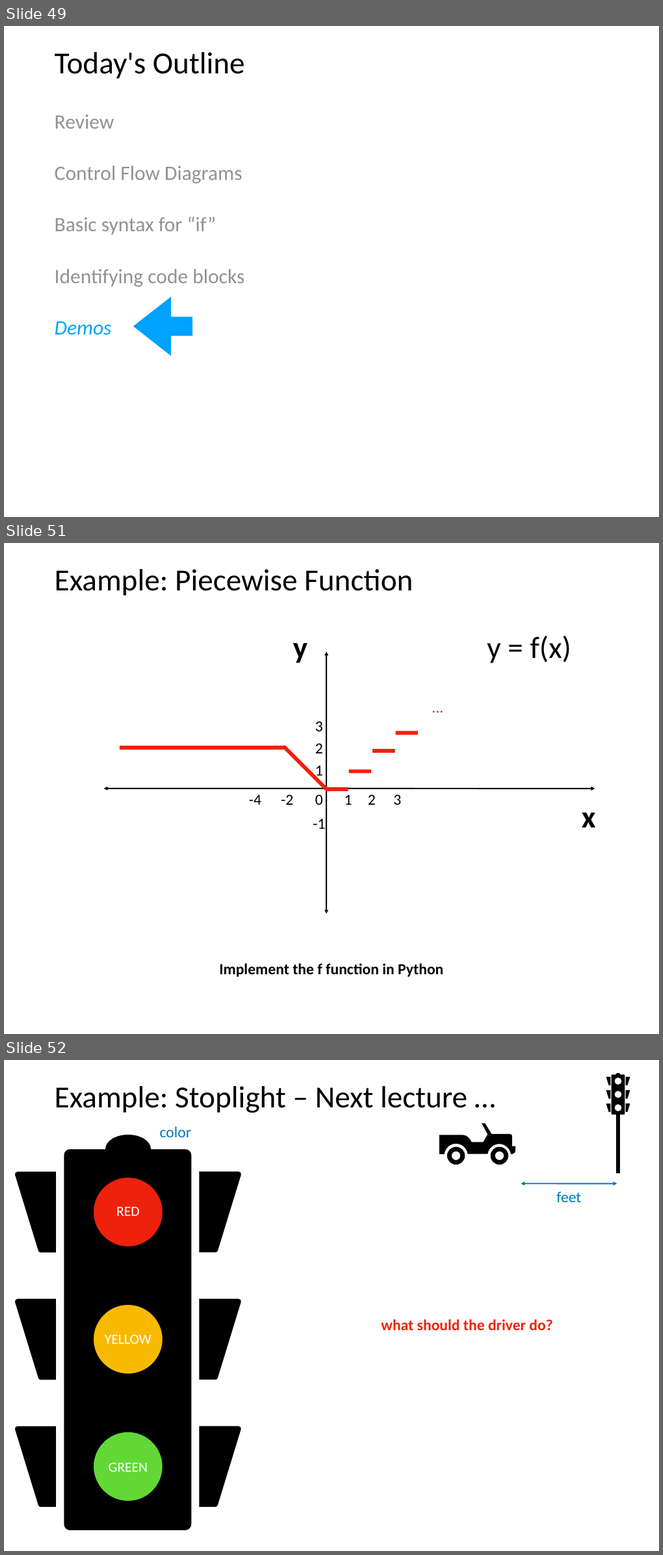
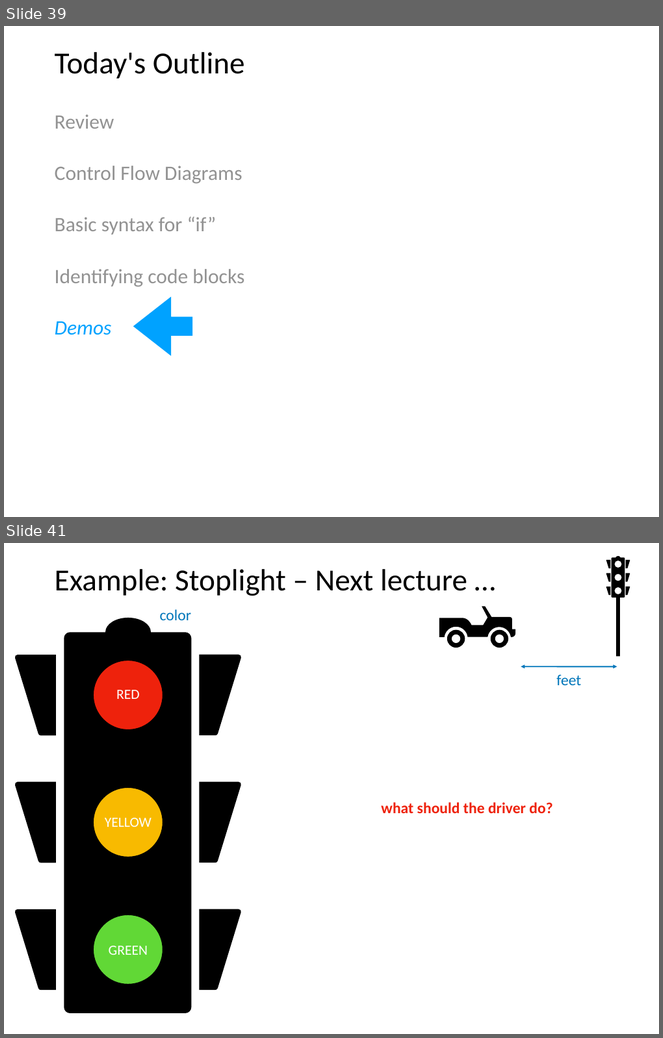
Before and after one commit to tylerharter/caraza-harter-com, a slide deck: tyler/meena/cs220/s22/materials/lecture_ppts/lec_08_S22.ppt. Shown one above the other, each under a label of ours: slides 49, 51 and 52 before the commit, slides 39 and 41 after it; the slides between them are not shown. The pictures are 663x1555 and 663x1038 pixels, drawn with LibreOffice and Linux fonts; fonts in the diff are those of the drawing. Boxes give left, top, right and bottom in pixels: in the first picture for what was removed or moved away, otherwise in the second. Text is boxed around its words. In the diff, an @@ line names an element or a change of style, - is before the commit and + after.

```diff
--- a/tyler/meena/cs220/s22/materials/lecture_ppts/lec_08_S22.ppt
+++ b/tyler/meena/cs220/s22/materials/lecture_ppts/lec_08_S22.ppt
@@ slide 51 removed at (4,543,659,1034), background #FFFFFF @@
@@ title removed at (55,569,413,596) @@
-Example: Piecewise Function
@@ text removed at (487,635,571,663) @@
-y = f(x)
@@ text removed at (293,643,308,663) @@
-y
@@ double arrow removed from (326, 914) to (326, 652) @@
@@ text removed at (429,695,447,719) @@
-...
@@ text removed at (315,721,323,731) @@
-3
@@ line removed from (396, 733) to (418, 733) @@
@@ line removed from (120, 748) to (287, 748) @@
@@ line removed from (284, 746) to (326, 789) @@
@@ text removed at (315,743,323,754) @@
-2
@@ line removed from (373, 751) to (395, 751) @@
@@ text removed at (315,765,323,780) @@
-1
@@ line removed from (349, 772) to (371, 772) @@
@@ double arrow removed from (595, 789) to (104, 789) @@
@@ text removed at (249,795,261,805) @@
--4
@@ text removed at (281,795,293,805) @@
--2
@@ text removed at (315,795,323,805) @@
-0
@@ line removed from (326, 789) to (348, 789) @@
@@ text removed at (345,795,352,805) @@
-1
@@ text removed at (368,795,376,805) @@
-2
@@ text removed at (393,795,401,805) @@
-3
@@ text removed at (582,813,596,828) @@
-x
@@ text removed at (313,819,325,829) @@
--1
@@ text removed at (219,964,443,977) @@
-Implement the f function in Python
@@ what was slide 49 is now slide 39 @@
@@ what was slide 52 is now slide 41 @@
```
Also in this commit, not shown: 1 slide changed, 1 slide added, 11 other slides removed.
